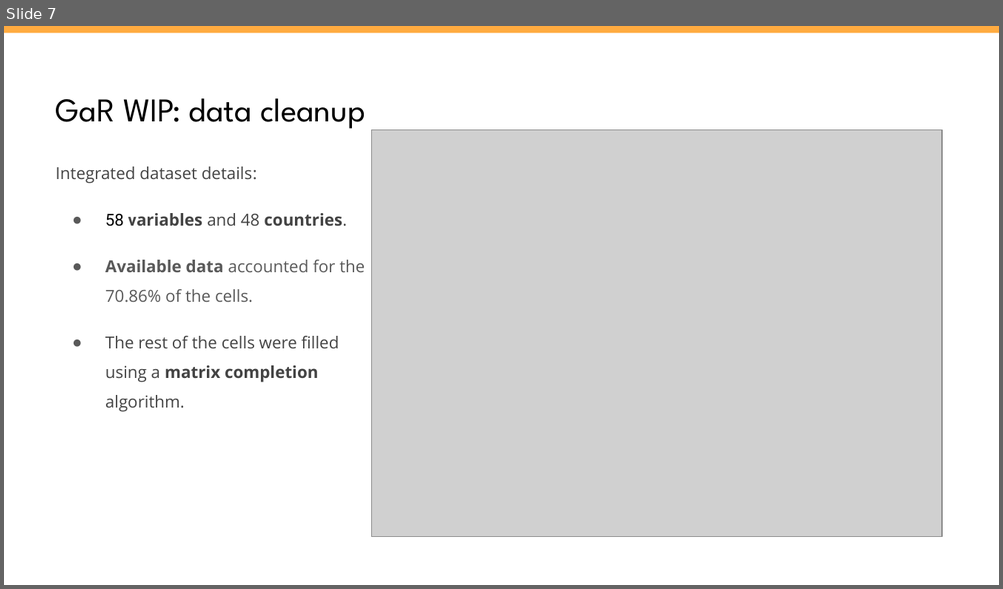
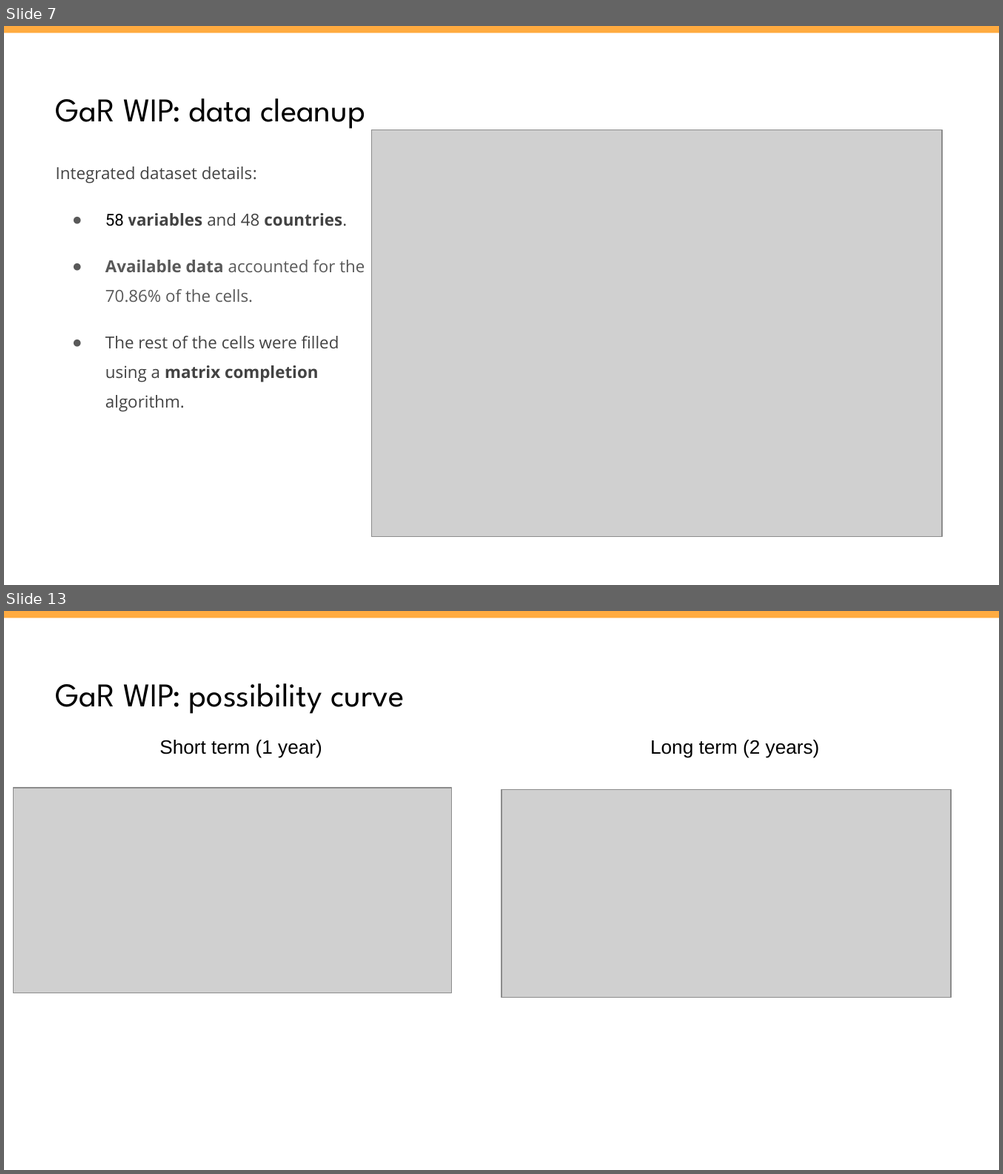
Before and after one commit to vlad-yeghiazaryan/armenian-gar, a slide deck: Presentations/Forward-looking CCyB GaR.pptx. Shown one above the other, each under a label of ours: slide 7 before the commit, slides 7 and 13 after it; the slides between them are not shown. The pictures are 1003x589 and 1003x1174 pixels, drawn with LibreOffice and Linux fonts; fonts in the diff are those of the drawing; grey boxes stand for pictures. Boxes give left, top, right and bottom in pixels: in the first picture for what was removed or moved away, otherwise in the second. Text is boxed around its words. In the diff, an @@ line names an element or a change of style, - is before the commit and + after.

```diff
--- a/Presentations/Forward-looking CCyB GaR.pptx
+++ b/Presentations/Forward-looking CCyB GaR.pptx
@@ slide 13 added at [4,611,999,1170], background #FFFFFF; not listed: 1 template element that a slide beside it also shows @@
@@ title added at [56,684,404,714], 24 pt, text #000000 @@
+GaR WIP: possibility curve
@@ text added at [159,740,322,758], 14 pt, text #000000 @@
+Short term (1 year)
@@ text added at [650,740,819,758], 14 pt, text #000000 @@
+Long term (2 years)
@@ picture added at [13,788,450,994] @@
@@ picture added at [501,790,950,998] @@
```
Also in this commit, not shown: 1 slide changed, 4 other slides added, 1 slide removed, 42 other files.
